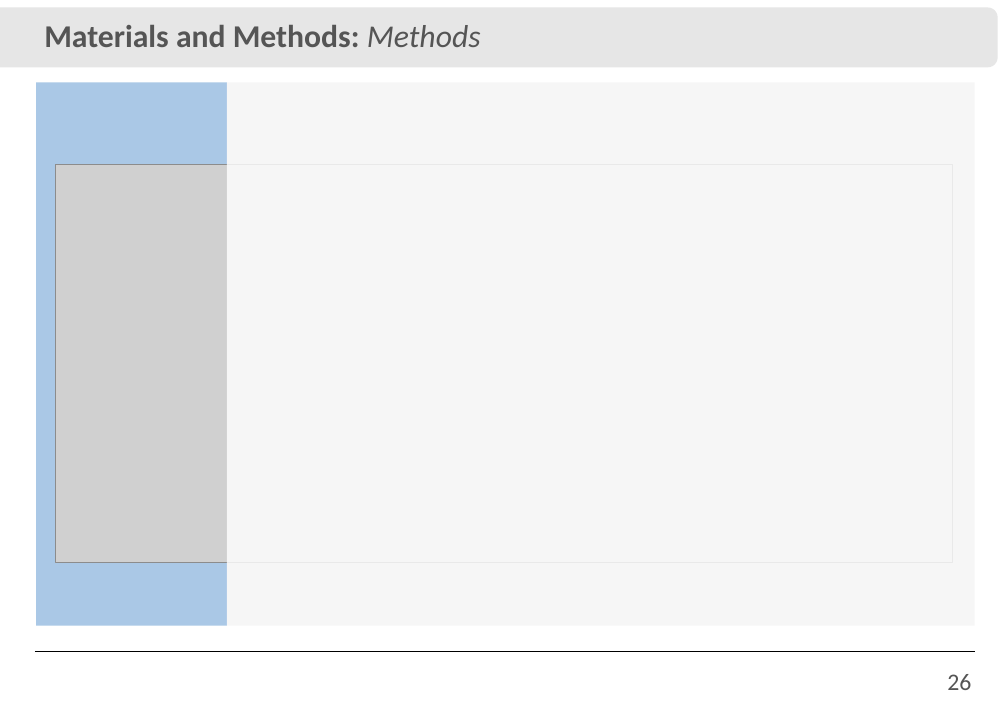
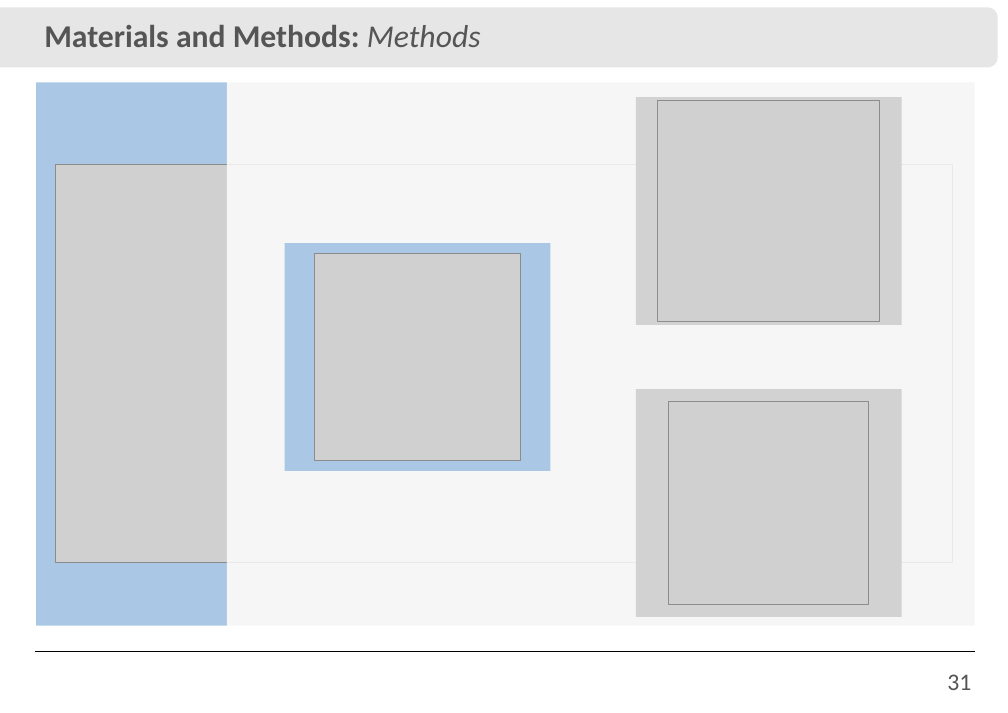
Before and after one commit to IvanRehder/Dissertacao, a slide deck: slide 31 of Apresentação/Apresentação.pptx (slide 26 before the commit). Drawn at 1008x713 pixels with LibreOffice and Linux fonts; fonts in the diff are those of the drawing; grey boxes stand for pictures; background and template pictures are left out. Boxes give left, top, right and bottom in pixels: in the first picture for what was removed or moved away, otherwise in the second. Text is boxed around its words. In the diff, an @@ line names an element or a change of style, - is before the commit and + after.

```diff
--- a/Apresentação/Apresentação.pptx
+++ b/Apresentação/Apresentação.pptx
@@ rectangle added at [636,97,902,325], fill #D2D2D2 @@
@@ picture added at [657,100,879,321] @@
@@ rectangle added at [284,243,550,471], fill #AAC8E6 @@
@@ picture added at [314,254,521,461] @@
@@ rectangle added at [636,389,902,617], fill #D2D2D2 @@
@@ picture added at [668,401,868,604] @@
@@ page number at [947,674,971,690]: text changed @@
-26
+31
```
Also in this commit, not shown: 15 other slides changed, 8 slides added, 3 slides removed, 47 other files.
